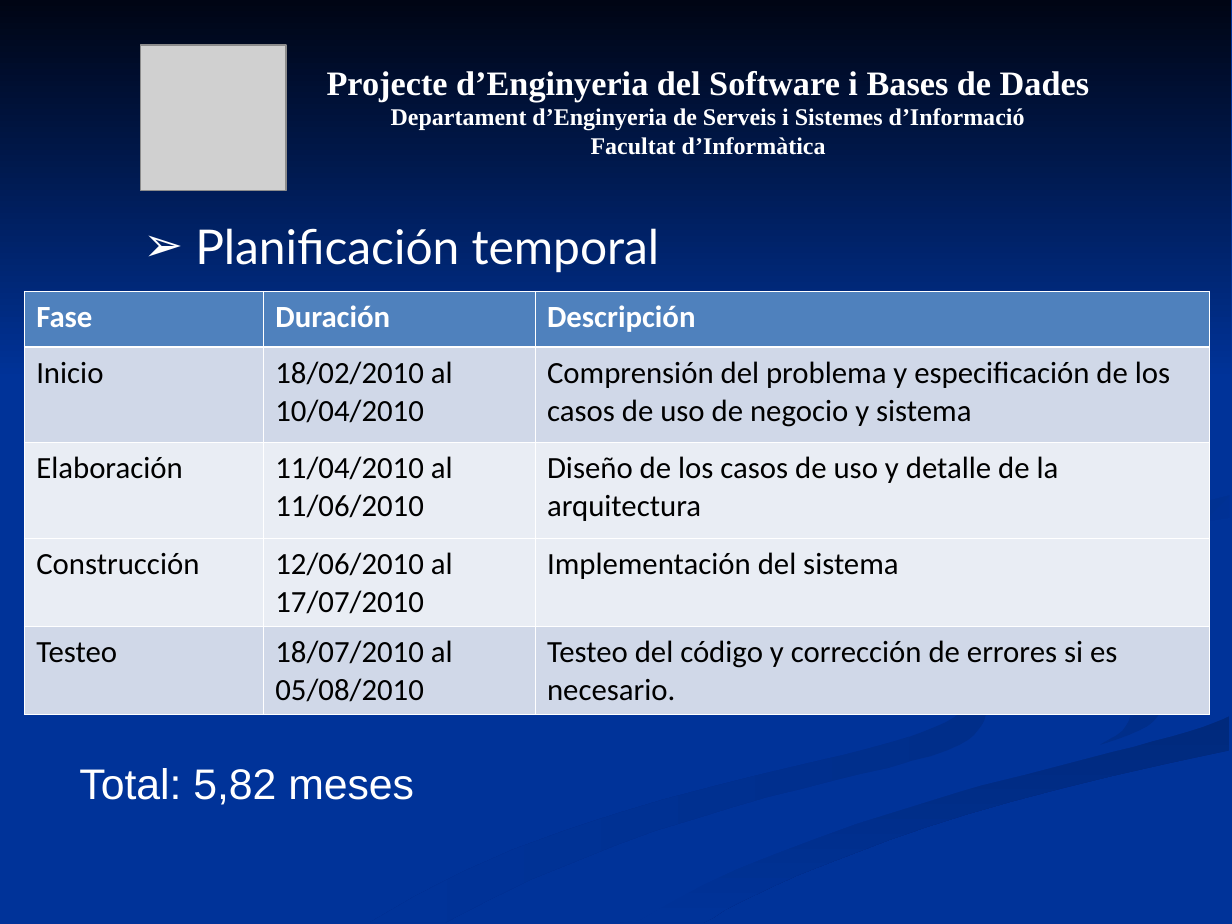
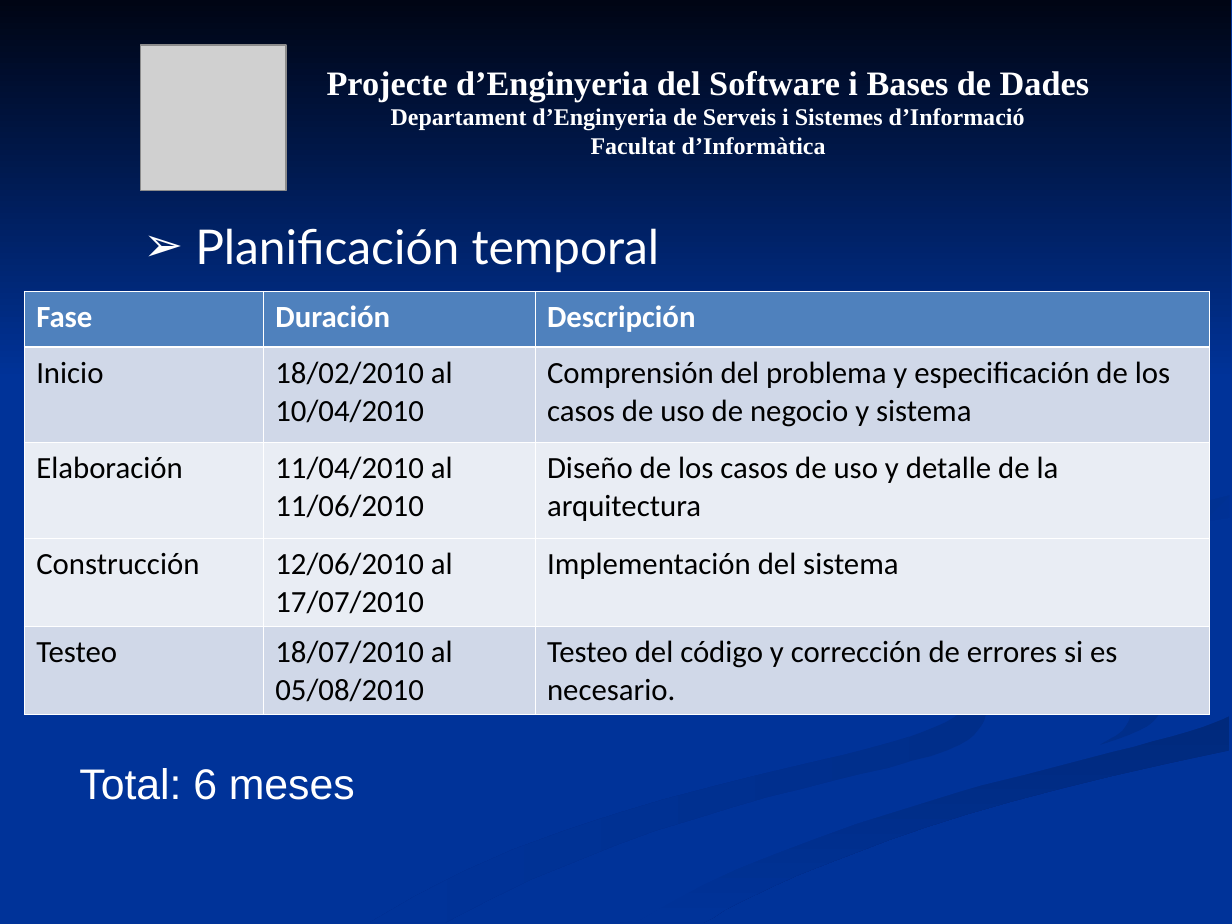
Before and after one commit to mvm9289/escfib, a slide deck: slide 11 of Docs/0910Q2-08-I-1-1.0-Presentacion.ppt. Drawn at 1232x924 pixels with LibreOffice and Linux fonts; fonts in the diff are those of the drawing; grey boxes stand for pictures. Boxes give left, top, right and bottom in pixels: in the first picture for what was removed or moved away, otherwise in the second. Text is boxed around its words. In the diff, an @@ line names an element or a change of style, - is before the commit and + after.

```diff
--- a/Docs/0910Q2-08-I-1-1.0-Presentacion.ppt
+++ b/Docs/0910Q2-08-I-1-1.0-Presentacion.ppt
@@ text at [79,768,355,800]: text changed @@
-Total: 5,82 meses
+Total: 6 meses
```
Also in this commit, not shown: 3 other slides changed.
